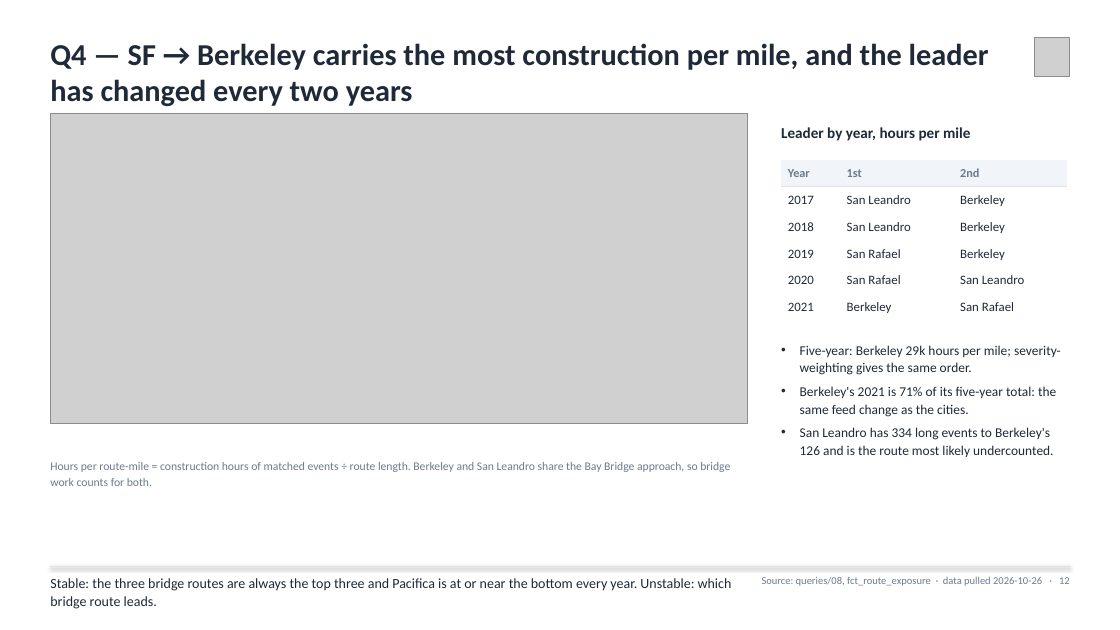
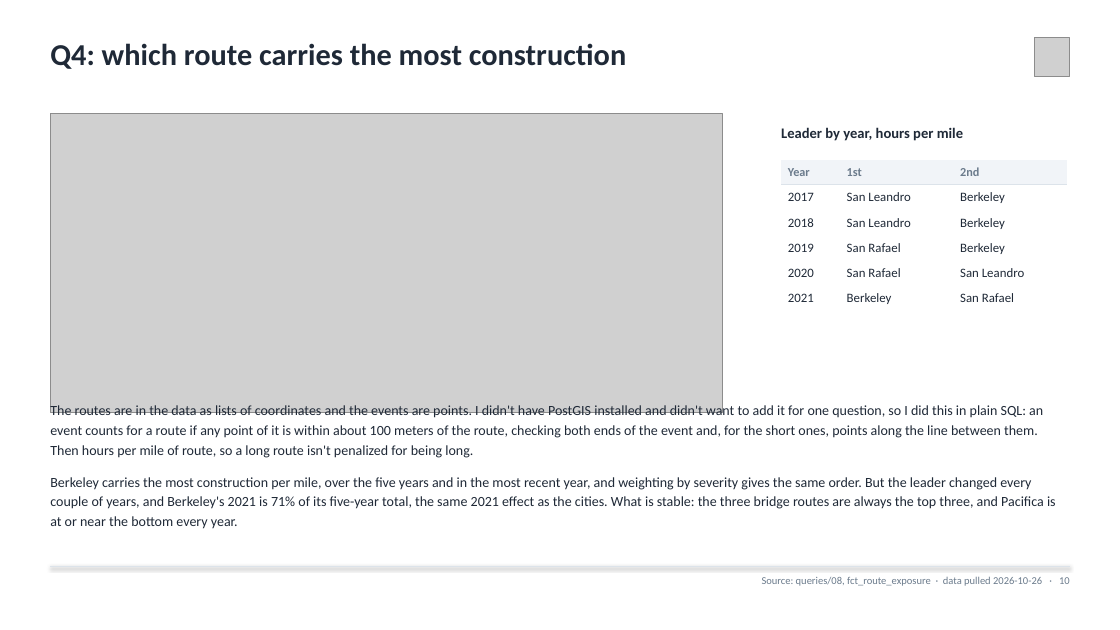
Before and after one commit to agmcdonald24/aurura_case, a slide deck: slide 10 of reports/Aurora_Construction_Take_Home.pptx (slide 12 before the commit). Drawn at 1120x630 pixels with LibreOffice and Linux fonts; fonts in the diff are those of the drawing; grey boxes stand for pictures. Boxes give left, top, right and bottom in pixels: in the first picture for what was removed or moved away, otherwise in the second. Text is boxed around its words. In the diff, an @@ line names an element or a change of style, - is before the commit and + after.

```diff
--- a/reports/Aurora_Construction_Take_Home.pptx
+++ b/reports/Aurora_Construction_Take_Home.pptx
@@ text at [50,43,626,69]: text changed @@
-Q4 — SF → Berkeley carries the most construction per mile, and the leader has changed every two years
+Q4: which route carries the most construction
@@ picture: place and size @@
-picture at [50,113,748,423]
+picture at [50,113,723,413]
@@ text "Leader by year, hours per ..." at [781,127,963,141]: size 13 to 12.5 pt @@
@@ table: place and size @@
-table at [781,160,1067,321]
+table at [781,160,1067,311]
@@ text removed at [800,345,1061,457] @@
-• Five-year: Berkeley 29k hours per mile; severity-weighting gives the same order.
-• Berkeley's 2021 is 71% of its five-year total: the same feed change as the cities.
-• San Leandro has 334 long events to Berkeley's 126 and is the route most likely undercounted.
@@ text added at [50,404,1056,529], 12 pt, text #1F2937 @@
+The routes are in the data as lists of coordinates and the events are points. I didn't have PostGIS installed and didn't want to add it for one question, so I did this in plain SQL: an event counts for a route if any point of it is within about 100 meters of the route, checking both ends of the event and, for the short ones, points along the line between them. Then hours per mile of route, so a long route isn't penalized for being long.
+Berkeley carries the most construction per mile, over the five years and in the most recent year, and weighting by severity gives the same order. But the leader changed every couple of years, and Berkeley's 2021 is 71% of its five-year total, the same 2021 effect as the cities. What is stable: the three bridge routes are always the top three, and Pacifica is at or near the bottom every year.
@@ text removed at [50,462,730,486] @@
-Hours per route-mile = construction hours of matched events ÷ route length. Berkeley and San Leandro share the Bay Bridge approach, so bridge work counts for both.
@@ text removed at [50,578,732,609] @@
-Stable: the three bridge routes are always the top three and Pacifica is at or near the bottom every year. Unstable: which bridge route leads.
```
Also in this commit, not shown: 9 other slides changed, 5 slides added, 7 slides removed, 36 other files.
